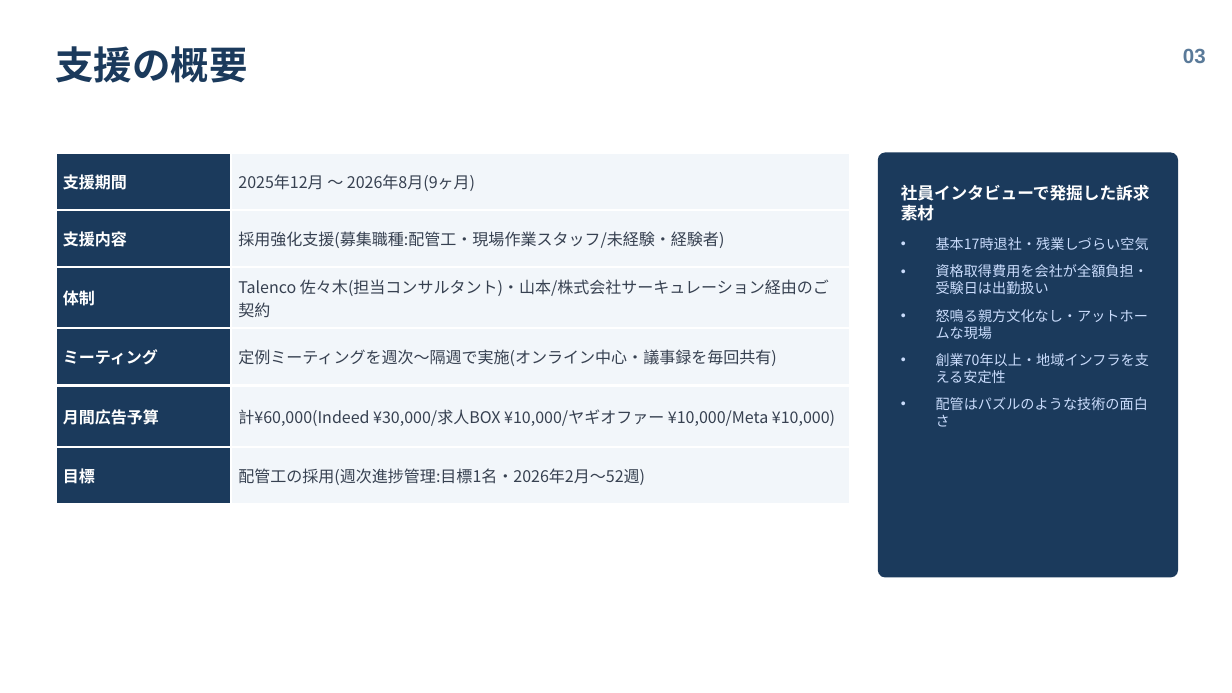
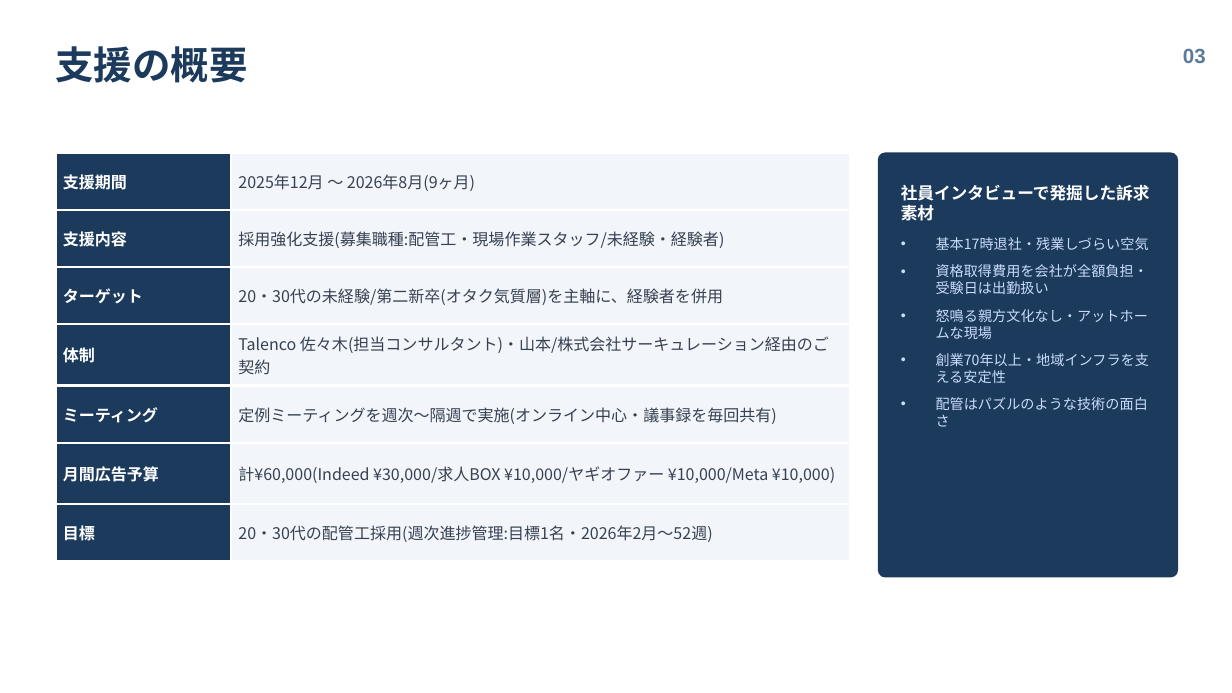
Before and after one commit to talenco0701/agency-agents, a slide deck: slide 3 of reports/matsushita-kogyo/松下工業様_採用強化支援_総括レポート.pptx. Drawn at 1232x693 pixels with LibreOffice and Linux fonts; fonts in the diff are those of the drawing. Boxes give left, top, right and bottom in pixels: in the first picture for what was removed or moved away, otherwise in the second. Text is boxed around its words. In the diff, an @@ line names an element or a change of style, - is before the commit and + after.

```diff
--- a/reports/matsushita-kogyo/松下工業様_採用強化支援_総括レポート.pptx
+++ b/reports/matsushita-kogyo/松下工業様_採用強化支援_総括レポート.pptx
@@ table at (55,152,850,546) @@
+row 3: ターゲット | 20・30代の未経験/第二新卒(オタク気質層)を主軸に、経験者を併用
-row 7, column 2: 配管工の採用(週次進捗管理:目標1名・2026年2月〜52週)
+row 7, column 2: 20・30代の配管工採用(週次進捗管理:目標1名・2026年2月〜52週)
```
Also in this commit, not shown: 5 other slides changed, 1 slide added, 1 other file.
